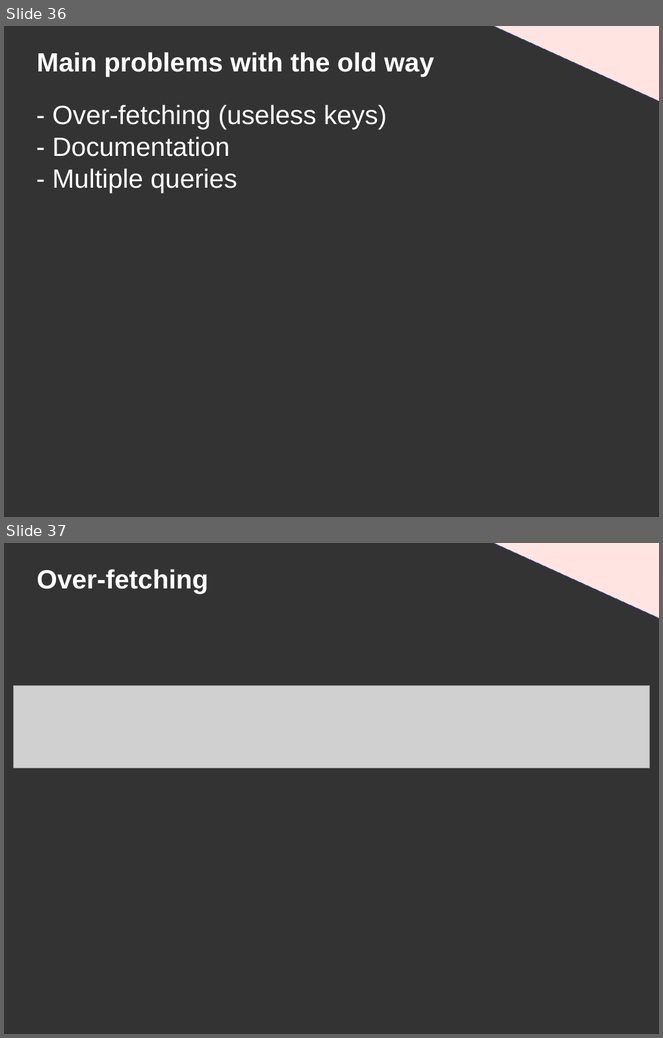
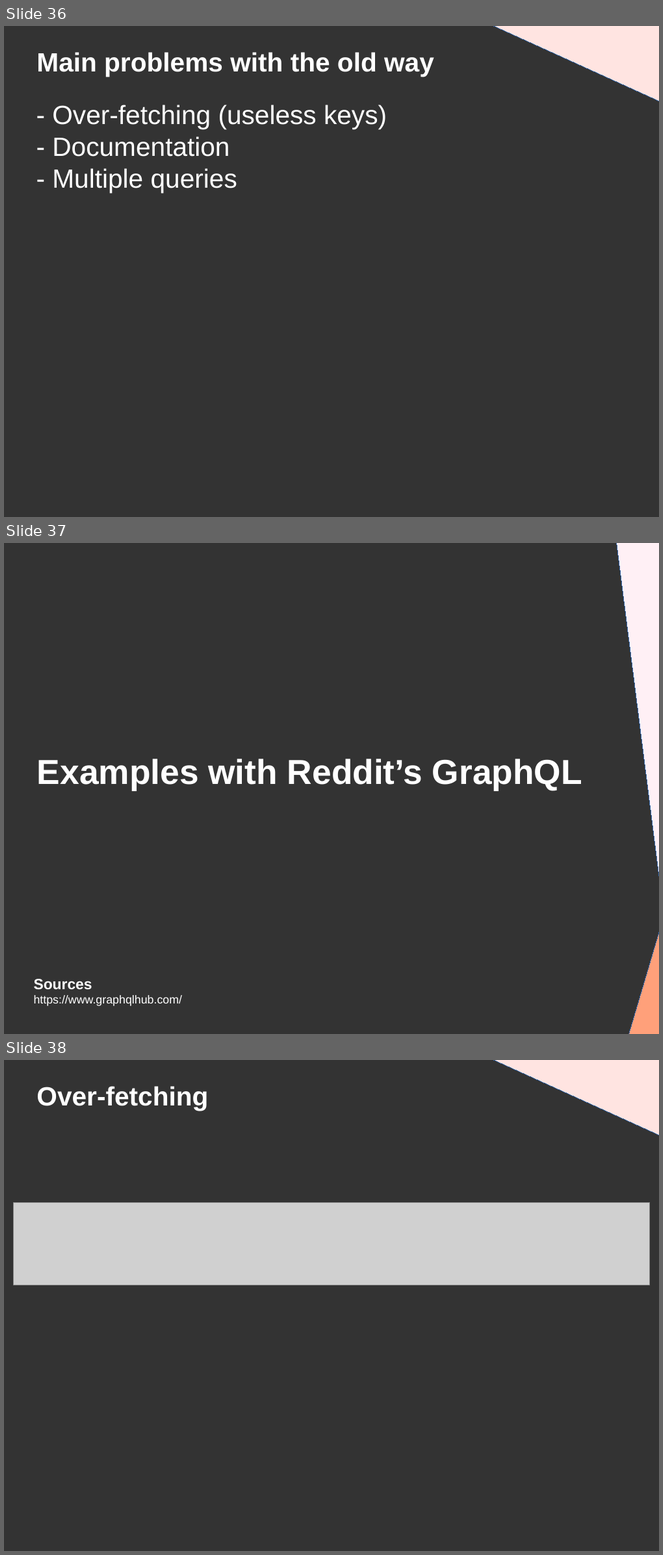
Before and after one commit to DanYellow/presentations, a slide deck: graphql/presentation.odp. Shown one above the other, each under a label of ours: slides 36 and 37 before the commit, slides 36, 37 and 38 after it. The pictures are 663x1038 and 663x1555 pixels, drawn with LibreOffice and Linux fonts; fonts in the diff are those of the drawing; grey boxes stand for pictures. Boxes give left, top, right and bottom in pixels: in the first picture for what was removed or moved away, otherwise in the second. Text is boxed around its words. In the diff, an @@ line names an element or a change of style, - is before the commit and + after.

Commit message:
Updates graphQL presentation

```diff
--- a/graphql/presentation.odp
+++ b/graphql/presentation.odp
@@ slide 37 added at box(4, 543, 659, 1034), background #333333 @@
@@ right triangle added at box(616, 543, 659, 912), fill #FFF0F5, outline #3465A4 0 pt @@
@@ title added at box(37, 759, 582, 791), 42 pt, text #FFFFFF, bold @@
+Examples with Reddit’s GraphQL
@@ right triangle added at box(628, 930, 659, 1034), fill #FFA07A, outline #3465A4 0 pt @@
@@ text added at box(34, 979, 183, 1006), 14 pt, text #FFFFFF @@
+Sources
+https://www.graphqlhub.com/
@@ what was slide 37 is now slide 38 @@
```
Also in this commit, not shown: 3 slides changed, 1 other file.
